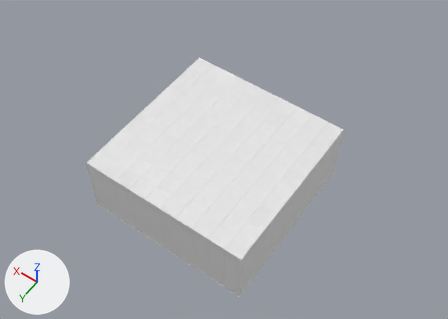
A saved change to the FBX model Assets/Models/Environment/SM_Room_Hub.fbx.
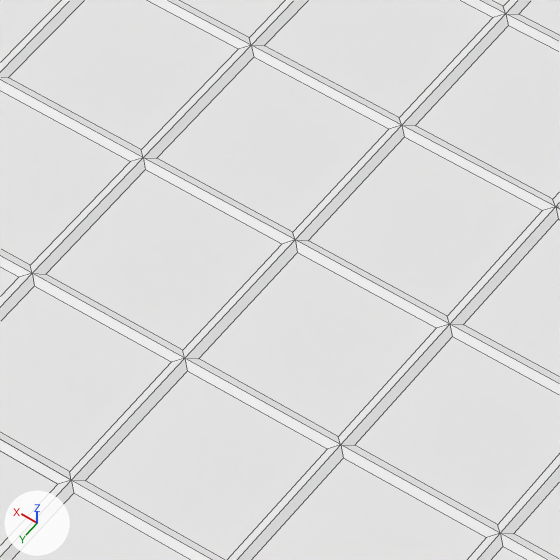
The first picture shows the older version from a camera (50 mm lens) standing at (-32.8, 86.7, 120.4) and looking at (18.7, 14.7, 7.1). The close-ups show both versions on the part from 45% to 57% of the width and 35% to 52% of the height of that picture; other places that the commit changed are outside them. Arrows for +X, +Y and +Z are at lower left; the lights stay in place. The close-ups show mesh edges as thin lines. Where no turn or scale is listed for an object, it has been applied to the vertices.

The scene before the commit, as lines of its bpy script (objects in view):
```python
me_plane_011 = bpy.data.meshes.new('Plane.011')
me_plane_011.from_pydata(...)  # 521 vertices, 500 faces; spans x -2.0..38.0, y -38.0..2.0, z 0.0..0.1
ob_sm_rubberpanels_small = bpy.data.objects.new('SM_RubberPanels_Small', me_plane_011)
ob_sm_rubberpanels_small.location = (0.0, 36.0, 15.77)
```
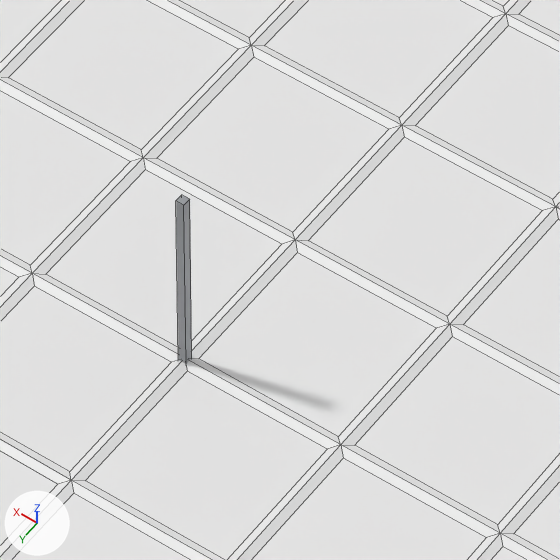
The change in detail:
Picture 'TEX_GamePalette.png' (img_tex_gamepalette_png) is new.
Material 'MAT_GamePalette' (mat_mat_gamepalette) is new.
Its texture is img_tex_gamepalette_png.
Material 'MAT_Emission' (mat_mat_emission) is new.
Its base color is (0.8, 0.8, 0.8) (white #e7e7e7).
Mesh me_cone is new.
It has 67 vertices, 63 faces and spans x -1.95..1.95, y -1.95..1.95, z -7.61..1.74.
Faces by material slot: [39, 24].
It uses material mat_mat_gamepalette (picture img_tex_gamepalette_png).
It uses material mat_mat_emission (white #e7e7e7).
Object 'SM_HangingLight' (ob_sm_hanginglight) is new; it shows me_cone.
Its location is (18.0, 18.0, 19.21).

What differs and where, as boxes (x1, y1, x2, y2) in the close-ups (560 x 560 px):
'SM_HangingLight', added: after (176, 195, 192, 364)
